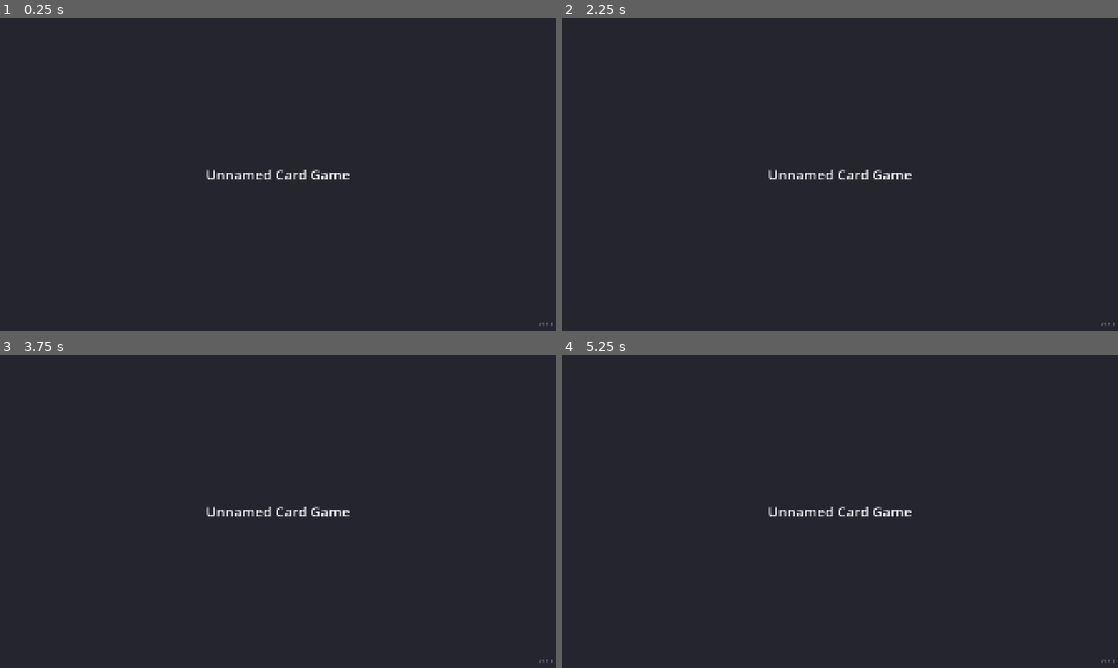
Above: before the commit, frames 1-4 (two rows, left to right).
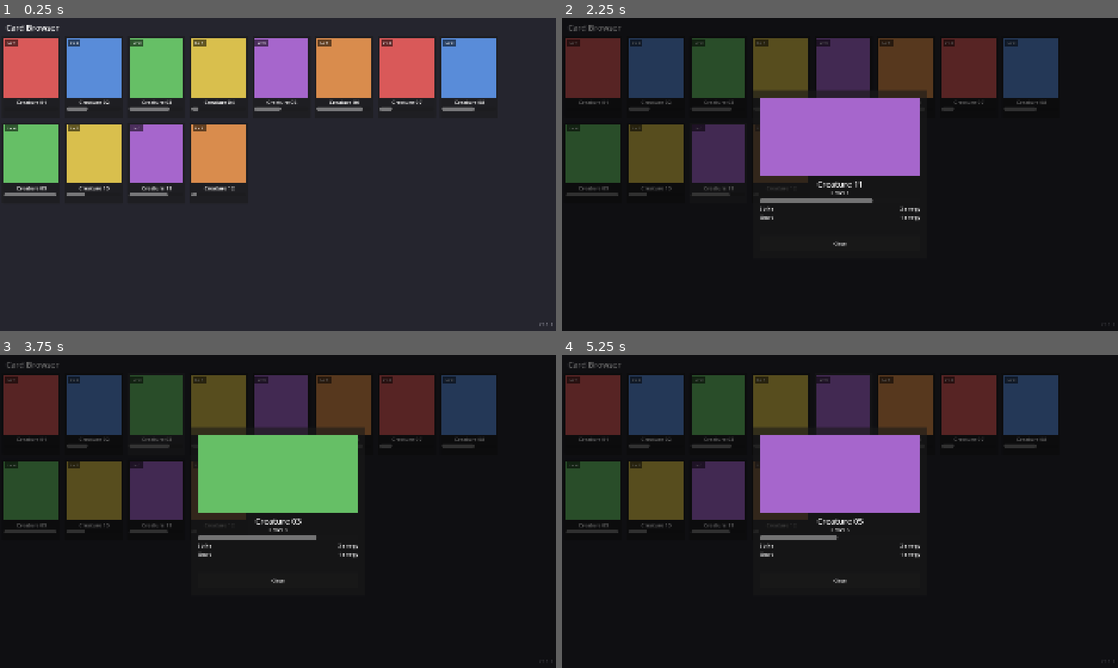
Above: after the commit, the same moments.

Repository: VirtualSteveShow/UnnamedCardGame
Game: Godot game, scene res://scenes/card_browser/card_browser.tscn
Same seed, same stepped clock (60 frames per second), same inputs: the game is played once before the commit and once after it. Before the commit the project starts from res://scenes/main/main.tscn.
Inputs (mouse positions are in pixels of both pictures, inside the frame that each line leads up to):
- Up to frame 1 (0.25 s): no input
- Up to frame 2 (2.25 s): click (595, 77) at 0.5 s, where only the run after the commit has a clickable "Lv 1"; click (906, 77) at 1.25 s, where only the run after the commit has a clickable "Lv 1"; click (717, 161) at 2 s, where only the run after the commit has a clickable "Lv 1"
- Up to frame 3 (3.75 s): click (94, 414) at 2.75 s, where only the run after the commit has a clickable "Lv 2"; click (155, 414) at 3.5 s, where only the run after the commit has a clickable "Lv 3"
- Up to frame 4 (5.25 s): click (778, 414) at 4.25 s, where only the run after the commit has a clickable "Lv 4"; click (845, 414) at 5 s, where only the run after the commit has a clickable "Lv 5"

The runs differ from the first frame. In frame 1, 24% of the frame differs, in the area x 0-90%, y 2-57%; in frame 2, 91%, in the area x 0-100%, y 0-100%; in frame 3, 91%; in frame 4, 91%.

Commit message:
Add card browser with placeholder cards
Grid of creature cards (art tint, name, level, XP bar) in a scrolling,
column-count-adaptive GridContainer, with a tap/click detail overlay
showing full stats and abilities. CardData/CardAbility/CardDatabase
provide 12 fabricated placeholder cards until real Flux art and content
exist. Replaces the temporary boot scene as the project's main scene.

Diff:
--- a/game/project.godot
+++ b/game/project.godot
@@ -12,7 +12,7 @@
 
 config/name="Unnamed Card Game"
 config/version="0.1.0"
-run/main_scene="res://scenes/main/main.tscn"
+run/main_scene="res://scenes/card_browser/card_browser.tscn"
 config/features=PackedStringArray("4.7", "GL Compatibility")
 config/icon="res://icon.svg"
 
@@ -23,7 +23,6 @@
 window/stretch/mode="canvas_items"
 window/stretch/aspect="expand"
 window/handheld/orientation="landscape"
-window/energy_saving/keep_screen_on=true
 
 [rendering]
 
--- /dev/null
+++ b/game/scenes/card_browser/card_browser.gd
@@ -0,0 +1,46 @@
+extends Control
+## Card browser: lays out every known card in a scrolling, wrapping grid
+## and opens a detail overlay when one is tapped/clicked. This is the
+## current main scene while later gameplay systems are still being built.
+
+const CardItemScene := preload("res://scenes/card_browser/card_item.tscn")
+
+## Target width (px) each grid column should occupy. Used to compute how
+## many columns fit at the current viewport width so the layout adapts
+## across the aspect ratios called out in the project requirements
+## (16:9, 16:10, tall phone screens, etc.) instead of assuming a fixed
+## column count.
+const CARD_COLUMN_WIDTH := 220
+
+@onready var scroll_container: ScrollContainer = $ScrollContainer
+@onready var grid: GridContainer = $ScrollContainer/GridContainer
+@onready var version_label: Label = $VersionLabel
+@onready var detail_overlay: Control = $CardDetail
+
+
+func _ready() -> void:
+	var version: String = ProjectSettings.get_setting("application/config/version", "0.0.0")
+	version_label.text = "v%s" % version
+
+	_populate_grid()
+
+	get_viewport().size_changed.connect(_update_column_count)
+	_update_column_count()
+
+
+func _populate_grid() -> void:
+	for card_data in CardDatabase.get_placeholder_cards():
+		var item := CardItemScene.instantiate()
+		grid.add_child(item)
+		item.setup(card_data)
+		item.card_selected.connect(_on_card_selected)
+
+
+func _update_column_count() -> void:
+	var available_width: float = scroll_container.size.x
+	var columns := maxi(1, int(available_width / CARD_COLUMN_WIDTH))
+	grid.columns = columns
+
+
+func _on_card_selected(card_data: CardData) -> void:
+	detail_overlay.show_card(card_data)
--- /dev/null
+++ b/game/scenes/card_browser/card_browser.tscn
@@ -0,0 +1,78 @@
+[gd_scene load_steps=3 format=3]
+
+[ext_resource type="Script" path="res://scenes/card_browser/card_browser.gd" id="1_script"]
+[ext_resource type="PackedScene" path="res://scenes/card_browser/card_detail.tscn" id="2_detail"]
+
+[node name="CardBrowser" type="Control"]
+layout_mode = 3
+anchors_preset = 15
+anchor_right = 1.0
+anchor_bottom = 1.0
+grow_horizontal = 2
+grow_vertical = 2
+script = ExtResource("1_script")
+
+[node name="Background" type="ColorRect" parent="."]
+layout_mode = 1
+anchors_preset = 15
+anchor_right = 1.0
+anchor_bottom = 1.0
+grow_horizontal = 2
+grow_vertical = 2
+color = Color(0.145098, 0.145098, 0.180392, 1)
+
+[node name="TitleLabel" type="Label" parent="."]
+layout_mode = 1
+offset_left = 20.0
+offset_top = 14.0
+offset_right = 400.0
+offset_bottom = 54.0
+theme_override_font_sizes/font_size = 28
+text = "Card Browser"
+
+[node name="VersionLabel" type="Label" parent="."]
+layout_mode = 1
+anchors_preset = 3
+anchor_left = 1.0
+anchor_top = 1.0
+anchor_right = 1.0
+anchor_bottom = 1.0
+offset_left = -120.0
+offset_top = -40.0
+offset_right = -12.0
+offset_bottom = -12.0
+grow_horizontal = 0
+grow_vertical = 0
+theme_override_colors/font_color = Color(0.7, 0.7, 0.75, 1)
+theme_override_font_sizes/font_size = 16
+text = "v0.0.0"
+horizontal_alignment = 2
+vertical_alignment = 2
+
+[node name="ScrollContainer" type="ScrollContainer" parent="."]
+layout_mode = 1
+anchors_preset = 15
+anchor_right = 1.0
+anchor_bottom = 1.0
+offset_left = 8.0
+offset_top = 64.0
+offset_right = -8.0
+offset_bottom = -8.0
+grow_horizontal = 2
+grow_vertical = 2
+horizontal_scroll_mode = 0
+
+[node name="GridContainer" type="GridContainer" parent="ScrollContainer"]
+layout_mode = 2
+size_flags_horizontal = 3
+theme_override_constants/h_separation = 16
+theme_override_constants/v_separation = 16
+columns = 4
+
+[node name="CardDetail" parent="." instance=ExtResource("2_detail")]
+layout_mode = 1
+anchors_preset = 15
+anchor_right = 1.0
+anchor_bottom = 1.0
+grow_horizontal = 2
+grow_vertical = 2
--- /dev/null
+++ b/game/scenes/card_browser/card_detail.gd
@@ -0,0 +1,64 @@
+extends Control
+## Full-screen overlay showing a single card's details: enlarged art,
+## name, level, XP progress, and its full ability list with energy costs.
+##
+## Lives inside card_browser.tscn as a hidden overlay (start visibility
+## is set to false directly on this scene's root node) and is shown on
+## demand via show_card(). Tapping the dimmed backdrop or the close
+## button hides it again -- viewing a card is non-destructive, so no
+## confirmation is needed to dismiss it.
+
+@onready var art_rect: ColorRect = $Panel/Art
+@onready var name_label: Label = $Panel/NameLabel
+@onready var level_label: Label = $Panel/LevelLabel
+@onready var xp_bar: ProgressBar = $Panel/XpBar
+@onready var ability_list: VBoxContainer = $Panel/AbilityList
+@onready var close_button: Button = $Panel/CloseButton
+@onready var dim_background: ColorRect = $DimBackground
+
+
+func _ready() -> void:
+	close_button.pressed.connect(_on_close_pressed)
+	dim_background.gui_input.connect(_on_dim_background_gui_input)
+
+
+func show_card(data: CardData) -> void:
+	art_rect.color = data.placeholder_color
+	name_label.text = data.card_name
+	level_label.text = "Level %d" % data.level
+	xp_bar.value = data.xp_progress * 100.0
+
+	# Clear any ability rows left over from whichever card was shown
+	# previously before rebuilding the list for this one.
+	for child in ability_list.get_children():
+		child.queue_free()
+	for ability in data.abilities:
+		ability_list.add_child(_build_ability_row(ability))
+
+	visible = true
+
+
+func _build_ability_row(ability: CardAbility) -> HBoxContainer:
+	var row := HBoxContainer.new()
+
+	var name_lbl := Label.new()
+	name_lbl.text = ability.ability_name
+	name_lbl.size_flags_horizontal = Control.SIZE_EXPAND_FILL
+	row.add_child(name_lbl)
+
+	var cost_lbl := Label.new()
+	cost_lbl.text = "%d energy" % ability.energy_cost
+	row.add_child(cost_lbl)
+
+	return row
+
+
+func _on_close_pressed() -> void:
+	visible = false
+
+
+func _on_dim_background_gui_input(event: InputEvent) -> void:
+	# Tapping/clicking anywhere on the dimmed backdrop closes the detail
+	# view, same as tapping the explicit close button.
+	if event is InputEventMouseButton and event.pressed:
+		visible = false
--- /dev/null
+++ b/game/scenes/card_browser/card_detail.tscn
@@ -0,0 +1,89 @@
+[gd_scene load_steps=2 format=3]
+
+[ext_resource type="Script" path="res://scenes/card_browser/card_detail.gd" id="1_script"]
+
+[node name="CardDetail" type="Control"]
+layout_mode = 3
+anchors_preset = 15
+anchor_right = 1.0
+anchor_bottom = 1.0
+grow_horizontal = 2
+grow_vertical = 2
+visible = false
+script = ExtResource("1_script")
+
+[node name="DimBackground" type="ColorRect" parent="."]
+layout_mode = 1
+anchors_preset = 15
+anchor_right = 1.0
+anchor_bottom = 1.0
+grow_horizontal = 2
+grow_vertical = 2
+mouse_filter = 0
+color = Color(0, 0, 0, 0.6)
+
+[node name="Panel" type="Panel" parent="."]
+layout_mode = 1
+anchors_preset = 8
+anchor_left = 0.5
+anchor_top = 0.5
+anchor_right = 0.5
+anchor_bottom = 0.5
+offset_left = -300.0
+offset_top = -290.0
+offset_right = 300.0
+offset_bottom = 290.0
+grow_horizontal = 2
+grow_vertical = 2
+
+[node name="Art" type="ColorRect" parent="Panel"]
+layout_mode = 1
+offset_left = 24.0
+offset_top = 24.0
+offset_right = 576.0
+offset_bottom = 296.0
+color = Color(1, 1, 1, 1)
+
+[node name="NameLabel" type="Label" parent="Panel"]
+layout_mode = 1
+offset_left = 24.0
+offset_top = 304.0
+offset_right = 576.0
+offset_bottom = 336.0
+theme_override_font_sizes/font_size = 28
+text = "Creature"
+horizontal_alignment = 1
+
+[node name="LevelLabel" type="Label" parent="Panel"]
+layout_mode = 1
+offset_left = 24.0
+offset_top = 340.0
+offset_right = 576.0
+offset_bottom = 364.0
+theme_override_font_sizes/font_size = 18
+text = "Level 1"
+horizontal_alignment = 1
+
+[node name="XpBar" type="ProgressBar" parent="Panel"]
+layout_mode = 1
+offset_left = 24.0
+offset_top = 372.0
+offset_right = 576.0
+offset_bottom = 388.0
+show_percentage = false
+
+[node name="AbilityList" type="VBoxContainer" parent="Panel"]
+layout_mode = 1
+offset_left = 24.0
+offset_top = 396.0
+offset_right = 576.0
+offset_bottom = 480.0
+theme_override_constants/separation = 6
+
+[node name="CloseButton" type="Button" parent="Panel"]
+layout_mode = 1
+offset_left = 24.0
+offset_top = 500.0
+offset_right = 576.0
+offset_bottom = 556.0
+text = "Close"
--- /dev/null
+++ b/game/scenes/card_browser/card_item.gd
@@ -0,0 +1,28 @@
+extends Button
+## A single card thumbnail shown in the card browser grid.
+##
+## Extends Button (not a plain Control) so mouse clicks and touch taps
+## both work out of the box -- Godot emulates mouse/gui input from touch
+## by default, and Button already handles hover/pressed/focus states for
+## us instead of us hand-rolling gui_input handling per card.
+
+signal card_selected(card_data: CardData)
+
+@onready var art_rect: ColorRect = $Art
+@onready var name_label: Label = $NameLabel
+@onready var level_label: Label = $LevelLabel
+@onready var xp_bar: ProgressBar = $XpBar
+
+var card_data: CardData
+
+
+func setup(data: CardData) -> void:
+	card_data = data
+	art_rect.color = data.placeholder_color
+	name_label.text = data.card_name
+	level_label.text = "Lv %d" % data.level
+	xp_bar.value = data.xp_progress * 100.0
+
+
+func _pressed() -> void:
+	card_selected.emit(card_data)
--- /dev/null
+++ b/game/scenes/card_browser/card_item.tscn
@@ -0,0 +1,61 @@
+[gd_scene load_steps=2 format=3]
+
+[ext_resource type="Script" path="res://scenes/card_browser/card_item.gd" id="1_script"]
+
+[node name="CardItem" type="Button"]
+custom_minimum_size = Vector2(200, 280)
+layout_mode = 2
+text = ""
+script = ExtResource("1_script")
+
+[node name="Art" type="ColorRect" parent="."]
+layout_mode = 1
+offset_left = 6.0
+offset_top = 6.0
+offset_right = 194.0
+offset_bottom = 210.0
+mouse_filter = 2
+color = Color(1, 1, 1, 1)
+
+[node name="LevelBadgeBg" type="ColorRect" parent="."]
+layout_mode = 1
+offset_left = 10.0
+offset_top = 10.0
+offset_right = 54.0
+offset_bottom = 32.0
+mouse_filter = 2
+color = Color(0, 0, 0, 0.55)
+
+[node name="LevelLabel" type="Label" parent="."]
+layout_mode = 1
+offset_left = 10.0
+offset_top = 10.0
+offset_right = 54.0
+offset_bottom = 32.0
+mouse_filter = 2
+theme_override_colors/font_color = Color(1, 1, 1, 1)
+theme_override_font_sizes/font_size = 14
+text = "Lv 1"
+horizontal_alignment = 1
+vertical_alignment = 1
+
+[node name="NameLabel" type="Label" parent="."]
+layout_mode = 1
+offset_left = 6.0
+offset_top = 214.0
+offset_right = 194.0
+offset_bottom = 238.0
+mouse_filter = 2
+theme_override_font_sizes/font_size = 18
+text = "Creature"
+horizontal_alignment = 1
+clip_text = true
+
+[node name="XpBar" type="ProgressBar" parent="."]
+layout_mode = 1
+offset_left = 6.0
+offset_top = 244.0
+offset_right = 194.0
+offset_bottom = 256.0
+mouse_filter = 2
+show_percentage = false
--- a/game/scenes/main/main.gd
+++ /dev/null
@@ -1,18 +0,0 @@
-extends Control
-## Boot / root scene for Unnamed Card Game.
-##
-## Right now this scene only exists to (1) prove the project boots correctly
-## on both desktop and mobile with the landscape + multi-aspect-ratio
-## settings configured in project.godot, and (2) keep the version number
-## visible at all times per project requirement #5. Real gameplay (starting
-## with the card browser) will replace/extend this scene next.
-
-@onready var version_label: Label = $VersionLabel
-
-func _ready() -> void:
-	# Pull the version from project.godot's [application] config/version
-	# field instead of hardcoding it here, so bumping the version in one
-	# place (Project Settings > Application > Config > Version) is enough
-	# to keep every in-game display in sync automatically.
-	var version: String = ProjectSettings.get_setting("application/config/version", "0.0.0")
-	version_label.text = "v%s" % version
--- a/game/scenes/main/main.tscn
+++ /dev/null
@@ -1,58 +0,0 @@
-[gd_scene load_steps=2 format=3]
-
-[ext_resource type="Script" path="res://scenes/main/main.gd" id="1_script"]
-
-[node name="Main" type="Control"]
-layout_mode = 3
-anchors_preset = 15
-anchor_right = 1.0
-anchor_bottom = 1.0
-grow_horizontal = 2
-grow_vertical = 2
-script = ExtResource("1_script")
-
-[node name="Background" type="ColorRect" parent="."]
-layout_mode = 1
-anchors_preset = 15
-anchor_right = 1.0
-anchor_bottom = 1.0
-grow_horizontal = 2
-grow_vertical = 2
-color = Color(0.145098, 0.145098, 0.180392, 1)
-
-[node name="TitleLabel" type="Label" parent="."]
-layout_mode = 1
-anchors_preset = 8
-anchor_left = 0.5
-anchor_top = 0.5
-anchor_right = 0.5
-anchor_bottom = 0.5
-offset_left = -220.0
-offset_top = -30.0
-offset_right = 220.0
-offset_bottom = 30.0
-grow_horizontal = 2
-grow_vertical = 2
-theme_override_font_sizes/font_size = 48
-text = "Unnamed Card Game"
-horizontal_alignment = 1
-vertical_alignment = 1
-
-[node name="VersionLabel" type="Label" parent="."]
-layout_mode = 1
-anchors_preset = 3
-anchor_left = 1.0
-anchor_top = 1.0
-anchor_right = 1.0
-anchor_bottom = 1.0
-offset_left = -120.0
-offset_top = -40.0
-offset_right = -12.0
-offset_bottom = -12.0
-grow_horizontal = 0
-grow_vertical = 0
-theme_override_colors/font_color = Color(0.7, 0.7, 0.75, 1)
-theme_override_font_sizes/font_size = 16
-text = "v0.0.0"
-horizontal_alignment = 2
-vertical_alignment = 2
--- /dev/null
+++ b/game/scripts/data/card_ability.gd
@@ -0,0 +1,8 @@
+class_name CardAbility
+extends Resource
+## A single creature ability: just a name and the energy cost required to
+## use it for now. Real effects (damage, status, etc.) will be added once
+## the battle system exists.
+
+@export var ability_name: String = "Ability"
+@export var energy_cost: int = 1
--- /dev/null
+++ b/game/scripts/data/card_data.gd
@@ -0,0 +1,27 @@
+class_name CardData
+extends Resource
+## Placeholder data model for a single creature card.
+##
+## This will grow (evolution paths, capture rules, real ability effects,
+## etc.) as gameplay systems come online. For now it holds just enough to
+## drive the card browser: identity, level/XP, a placeholder-art color
+## standing in for real Flux-generated art, and a list of abilities with
+## their energy costs.
+
+## Display name shown on the card.
+@export var card_name: String = "Unnamed Creature"
+
+## Current level. Leveling up (not implemented yet) will eventually offer
+## a choice of evolution path on the creature's first level-up.
+@export var level: int = 1
+
+## Progress toward the next level, 0.0-1.0. Drives the XP bar fill.
+@export_range(0.0, 1.0) var xp_progress: float = 0.0
+
+## Stand-in for real card art until Flux-generated art exists. Used to
+## tint a placeholder rectangle so cards are visually distinguishable in
+## the browser and detail view.
+@export var placeholder_color: Color = Color.WHITE
+
+## Abilities available to this creature.
+@export var abilities: Array[CardAbility] = []
--- /dev/null
+++ b/game/scripts/data/card_database.gd
@@ -0,0 +1,42 @@
+class_name CardDatabase
+extends RefCounted
+## Temporary source of placeholder creature cards for the card browser.
+##
+## Once real content exists (likely authored as individual CardData
+## .tres resources once art is ready), this will be replaced. For now it
+## fabricates a handful of varied placeholder cards so the browser has
+## something to lay out and the detail view has something to show.
+
+const PLACEHOLDER_COLORS: Array[Color] = [
+	Color(0.85, 0.35, 0.35), # red
+	Color(0.35, 0.55, 0.85), # blue
+	Color(0.40, 0.75, 0.40), # green
+	Color(0.85, 0.75, 0.30), # yellow
+	Color(0.65, 0.40, 0.80), # purple
+	Color(0.85, 0.55, 0.30), # orange
+]
+
+const PLACEHOLDER_COUNT := 12
+
+static func get_placeholder_cards() -> Array[CardData]:
+	var cards: Array[CardData] = []
+	for i in range(PLACEHOLDER_COUNT):
+		var card := CardData.new()
+		card.card_name = "Creature %02d" % (i + 1)
+		card.level = 1 + (i % 5)
+		# Spread XP values out deterministically so cards look varied
+		# without needing real progression data yet.
+		card.xp_progress = fmod(i * 0.37, 1.0)
+		card.placeholder_color = PLACEHOLDER_COLORS[i % PLACEHOLDER_COLORS.size()]
+
+		var strike := CardAbility.new()
+		strike.ability_name = "Strike"
+		strike.energy_cost = 1 + (i % 3)
+
+		var guard := CardAbility.new()
+		guard.ability_name = "Guard"
+		guard.energy_cost = 1
+
+		card.abilities = [strike, guard]
+		cards.append(card)
+	return cards
Not shown, added: game/icon.svg.import
Not shown, added: game/scenes/card_browser/card_browser.gd.uid
Not shown, added: game/scenes/card_browser/card_detail.gd.uid
Not shown, added: game/scenes/card_browser/card_item.gd.uid
Not shown, added: game/scripts/data/card_ability.gd.uid
Not shown, added: game/scripts/data/card_data.gd.uid
Not shown, added: game/scripts/data/card_database.gd.uid
